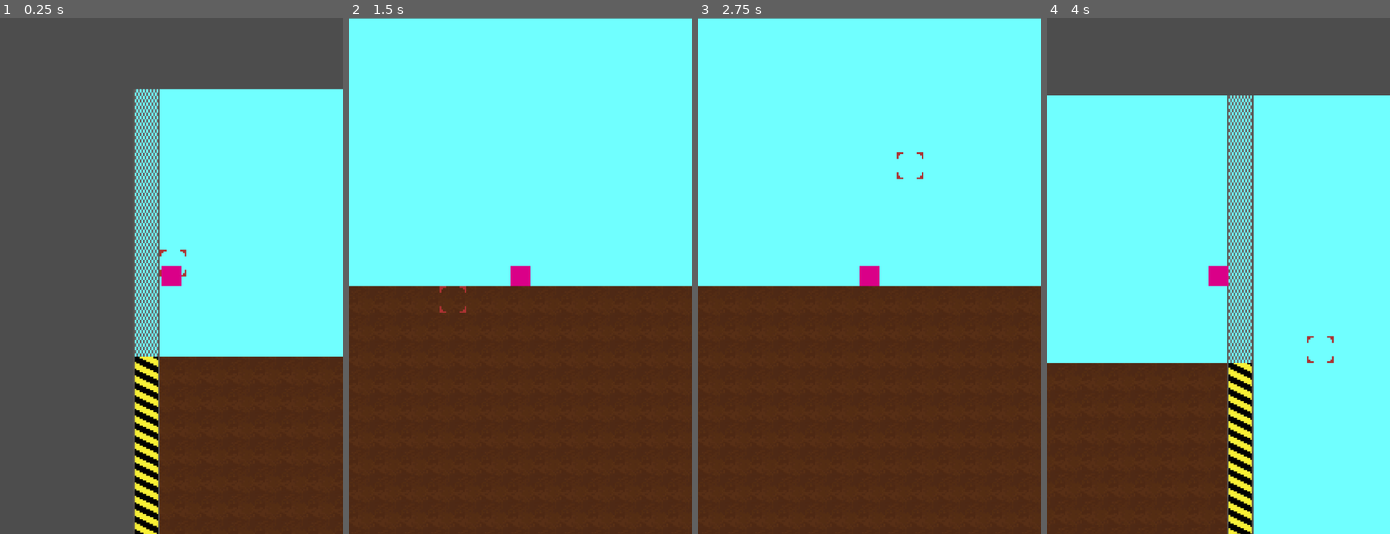
Above: before the commit, frames 1-4 (left to right).
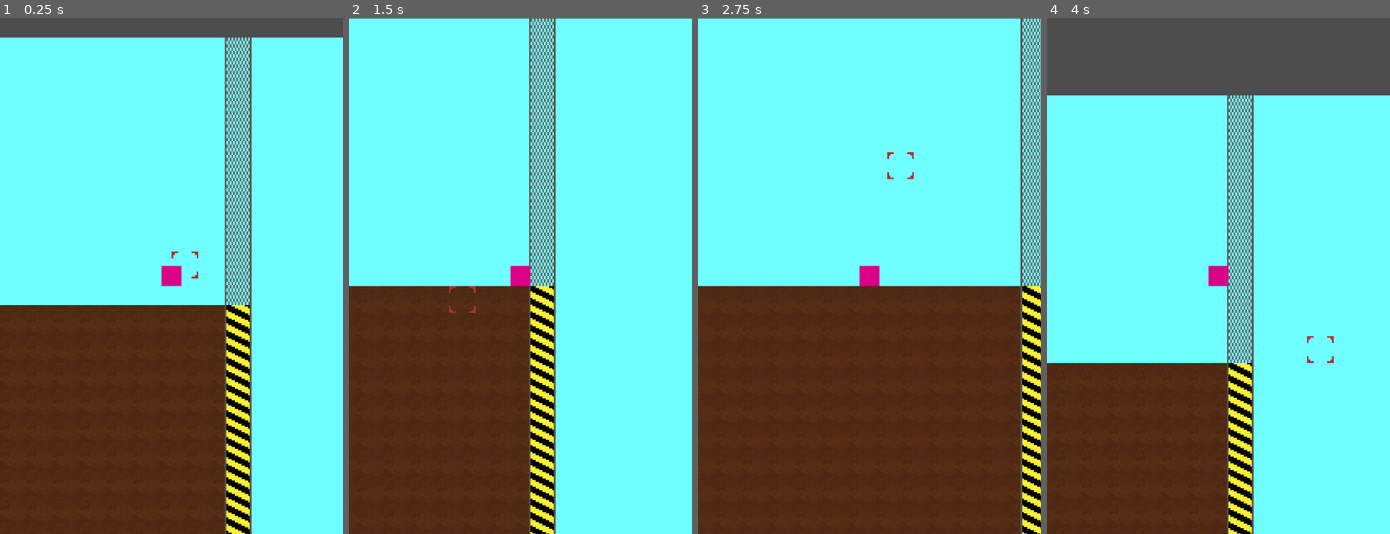
Above: after the commit, the same moments.

Repository: brikr/ludum-dare-57
Game: Godot game, scene res://scenes/main/main.tscn
The game is run twice, just before and just after one commit, with the same random seed, the same clock (stepped at 60 frames per second) and the same inputs.
Inputs (mouse positions are in pixels of both pictures, inside the frame that each line leads up to):
- Up to frame 1 (0.25 s): no input
- Up to frame 2 (1.5 s): move the mouse to (595, 250) at 0.52 s; press the mouse at (595, 250) at 0.53 s; hold D (move_right) from 0.53 s (still down); tap Space (jump) at 0.77 s; move the mouse to (451, 301) at 1.27 s; release the mouse at (451, 301) at 1.28 s; click (451, 301) at 1.35 s
- Up to frame 3 (2.75 s): tap Space (jump) at 1.52 s; move the mouse to (903, 162) at 2.02 s; release D (move_right) at 2.03 s; press the mouse at (903, 162) at 2.03 s; hold A (move_left) from 2.03 s (still down)
- Up to frame 4 (4 s): move the mouse to (1201, 379) at 2.77 s; release A (move_left) at 2.78 s; release the mouse at (1201, 379) at 2.78 s; hold D (move_right) from 2.78 s (still down); click (1201, 379) at 2.85 s; tap Space (jump) at 3.02, 3.77 s; move the mouse to (1321, 353) at 3.52 s; press the mouse at (1321, 353) at 3.53 s

The runs differ from the first frame. In frame 1, 66% of the frame differs, in the area x 0-100%, y 3-100%; in frame 2, 26%; in frame 3, 5.1%; in frame 4, nothing differs.

Commit message:
dig init

Diff:
--- a/scenes/constants/constants.gd
+++ b/scenes/constants/constants.gd
@@ -12,6 +12,7 @@
 const HAZARD_TILE := Vector2i(1, 0)
 const FENCE_TILE := Vector2i(2, 0)
 const EMPTY_DIRT_TILE := Vector2i(1, 0)
+const TILE_WIDTH := 16
 
 # Object Tiles
 const GOLD_TILE := Vector2i(2, 0)
--- a/scenes/game_state/game_state.gd
+++ b/scenes/game_state/game_state.gd
@@ -40,6 +40,9 @@
   gen_over_world()
   gen_under_world()
 
+func global_position_to_map_coords(global_pos: Vector2):
+  return (global_pos/Constants.TILE_WIDTH).floor()
+
 func dig(coords: Vector2i):
   # TODO: make sure they can dig lol
   map.erase(coords)
--- a/scenes/main/main.tscn
+++ b/scenes/main/main.tscn
@@ -35,4 +35,4 @@
 texture = ExtResource("3_l3cfh")
 
 [node name="Player" parent="." instance=ExtResource("2_iuonh")]
-position = Vector2(23, 79)
+position = Vector2(272, 110)
--- a/scenes/player/player.gd
+++ b/scenes/player/player.gd
@@ -35,6 +35,8 @@
 
   move_and_slide()
 
+
 func _process(delta: float) -> void:
   if Input.is_action_pressed("primary_mouse_action"):
-    pass
+      var mouse_coords = GameState.global_position_to_map_coords(get_global_mouse_position())
+      GameState.dig(mouse_coords)
